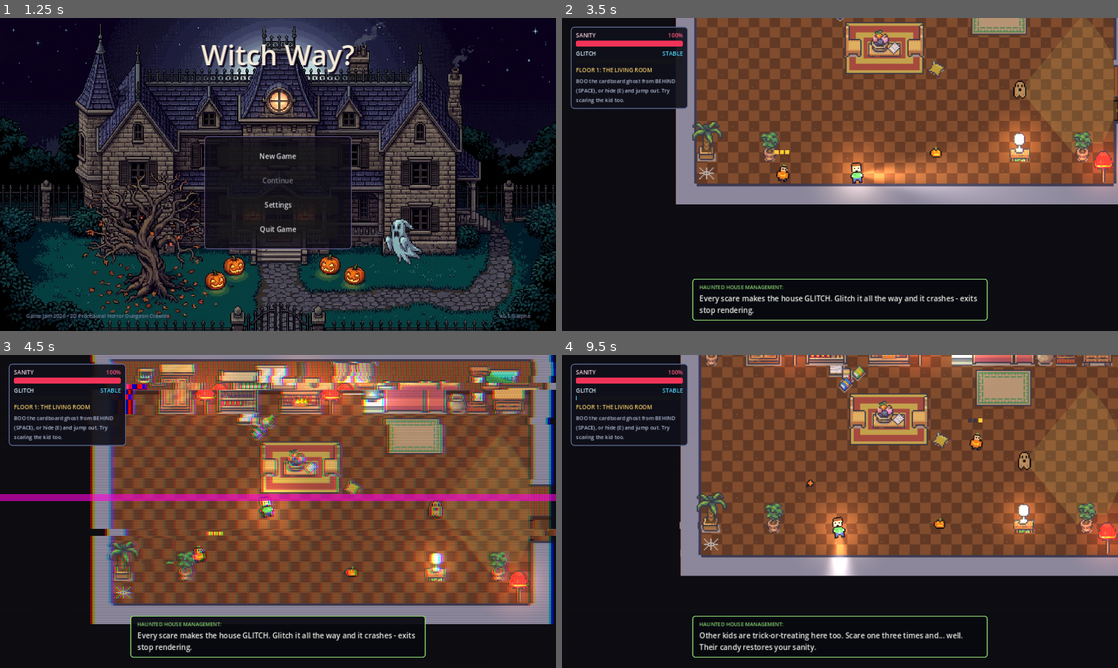
Above: before the commit, frames 1-4 (two rows, left to right).
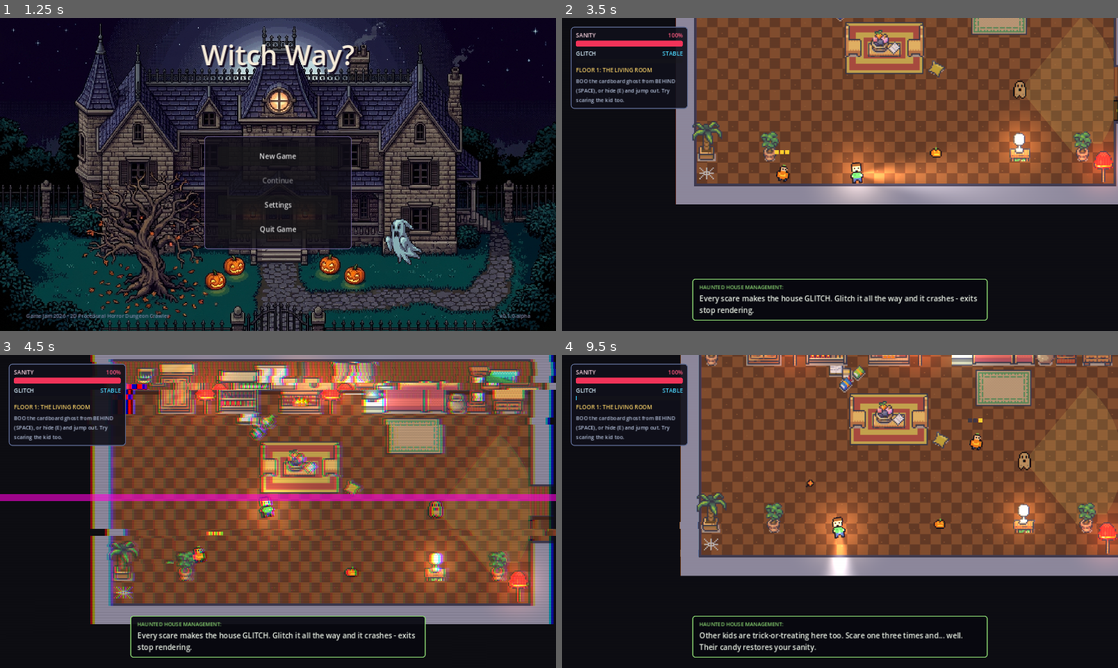
Above: after the commit, the same moments.

Repository: Anchevskiii/GameJam2026-WitchWay-
Game: Godot game, scene res://scenes/ui/main_menu.tscn
Two runs of this game, one before a commit and one after it. Both use one fixed random seed, a clock stepped at 60 frames per second and the inputs below.
Inputs (mouse positions are in pixels of both pictures, inside the frame that each line leads up to):
- Up to frame 1 (1.25 s): tap Enter at 0.5 s; move the mouse to (400, 158) at 0.52 s; hold D (move_right) from 0.53 s (still down); hold E (interact) from 0.53 s (still down); click (400, 158) at 0.67 s
- Up to frame 2 (3.5 s): release D (move_right) at 1.25 s; release E (interact) at 1.25 s; click "New Game" at 1.25 s; move the mouse to (728, 190) at 2.02 s; hold S (move_down) 2.03-2.78 s; tap Space (scare) at 2.1 s; move the mouse to (895, 105) at 2.77 s; hold D (move_right) from 2.78 s (still down); hold Shift (sprint) from 2.78 s (still down)
- Up to frame 3 (4.5 s): move the mouse to (250, 574) at 3.52 s; release D (move_right) at 3.53 s; release Shift (sprint) at 3.53 s; hold W (move_up) 3.53-4.28 s; tap F (toggle_flashlight) at 3.6 s; click (250, 574) at 3.67 s; move the mouse to (444, 558) at 4.27 s; hold A (move_left) from 4.28 s (still down); hold E (interact) from 4.28 s (still down)
- Up to frame 4 (9.5 s): move the mouse to (673, 464) at 5.02 s; release E (interact) at 5.03 s; tap Space (scare) at 5.1, 8.1 s; move the mouse to (867, 511) at 5.77 s; release A (move_left) at 5.78 s; hold S (move_down) 5.78-6.53 s; hold Shift (sprint) 5.78-6.53 s; click (867, 511) at 5.92 s; move the mouse to (756, 433) at 6.52 s; hold D (move_right) 6.53-7.28 s; tap F (toggle_flashlight) at 6.6 s; move the mouse to (962, 495) at 7.27 s; hold W (move_up) 7.28-8.03 s; hold E (interact) 7.28-8.03 s; move the mouse to (728, 527) at 8.02 s; hold D (move_right) 8.03-8.78 s; click (728, 527) at 8.17 s; move the mouse to (895, 442) at 8.77 s; hold S (move_down) from 8.78 s (still down); hold Shift (sprint) from 8.78 s (still down)

Frame 1 is identical in both runs. In frame 2, 0.1% of the frame differs, in the area x 23-100%, y 0-54%; in frame 3, 0.2%, in the area x 19-99%, y 1-81%; in frame 4, less than 0.1%.

Commit message:
Draw wall outlines from the wall shape so every corner closes
Outlines around the wall tops are now computed per half-tile (ceiling band vs
wallpaper) including diagonal neighbours, so inside corners, T/L joints and
wall ends all close up. Replaces the baked tile outlines and junction patches.

Co-Authored-By: Claude Opus 5.5 <noreply@anthropic.com>

Diff:
--- a/assets/sprites/interiors/interior_tileset.tres
+++ b/assets/sprites/interiors/interior_tileset.tres
@@ -341,14 +341,6 @@
 5:41/0 = 0
 6:41/0 = 0
 7:41/0 = 0
-0:42/0 = 0
-1:42/0 = 0
-2:42/0 = 0
-3:42/0 = 0
-4:42/0 = 0
-5:42/0 = 0
-6:42/0 = 0
-7:42/0 = 0
 
 [resource]
 tile_size = Vector2i(32, 32)
--- a/scenes/levels/room_base.tscn
+++ b/scenes/levels/room_base.tscn
@@ -25,10 +25,6 @@
 z_index = -5
 tile_set = ExtResource("4_interior")
 
-[node name="WallEdges" type="TileMapLayer" parent="."]
-z_index = -5
-tile_set = ExtResource("4_interior")
-
 [node name="GlitchWalls" type="TileMapLayer" parent="."]
 z_index = -4
 tile_set = ExtResource("4_interior")
--- a/scripts/levels/room.gd
+++ b/scripts/levels/room.gd
@@ -39,7 +39,10 @@
 const FLOOR_ROW: int = 12
 const FACE_BOTTOM_ROW: int = 22    ## 2-tile wall face, lower half (wall 2+ tiles thick)
 const FACE_TOP_ROW: int = 32       ## 2-tile wall face, upper half with the ceiling band
-const EDGE_ROW: int = 42           ## junction patches for the WallEdges layer (T and L joints)
+## Plain ceiling tile (its outline is drawn by WallOutlines), and the height of the ceiling
+## band at the top of a 2-tile wall face.
+const CEILING_TILE: Vector2i = Vector2i(7, CEILING_ROW + 1)
+const BAND: float = 10.0
 ## Wall decorations keep this many pixels away from corners and doorways.
 const WALL_DECOR_MARGIN: float = 3.0
 
@@ -125,7 +128,6 @@
 @onready var floor_layer: TileMapLayer = $Floor
 @onready var wall_layer: TileMapLayer = $Walls
 @onready var wall_top_layer: TileMapLayer = $WallTops
-@onready var wall_edge_layer: TileMapLayer = $WallEdges
 @onready var glitch_layer: TileMapLayer = $GlitchWalls
 @onready var decor_root: Node2D = $Decor
 @onready var props_root: Node2D = $Props
@@ -151,6 +153,7 @@
 
 	GameManager.set_keys_needed(keys_needed)
 	_build_from_layout()
+	_build_wall_outlines()
 	_spawn_traps()
 	_group_kids()
 	add_child(Dread.new())
@@ -257,39 +260,67 @@
 		if _looks_like_wall(_char_at(above)):
 			_wall_layer_for(cell).set_cell(cell, TILE_SOURCE, Vector2i(column, FACE_BOTTOM_ROW + wallpaper))
 			_wall_layer_for(above).set_cell(above, TILE_SOURCE, Vector2i(column, FACE_TOP_ROW + wallpaper))
-			# A wall comes down onto this one from above: open the band's top line where it joins.
-			var up: Vector2i = above + Vector2i.UP
-			if _looks_solid(up):
-				var corners: int = (0 if _looks_solid(up + Vector2i.LEFT) else 1) | (0 if _looks_solid(up + Vector2i.RIGHT) else 2)
-				wall_edge_layer.set_cell(above, TILE_SOURCE, Vector2i(corners, EDGE_ROW))
 		else:
 			_wall_layer_for(cell).set_cell(cell, TILE_SOURCE, Vector2i(column, WALLPAPER_ROW + wallpaper))
 		return
 	if _is_face_top(cell):
 		return  # already painted as the upper half of the wall face below it
-	var mask: int = 0
-	if _looks_solid(cell + Vector2i.UP):
-		mask |= 1
-	if _ceiling_joins(cell + Vector2i.RIGHT):
-		mask |= 2
-	if _looks_solid(below):
-		mask |= 4
-	if _ceiling_joins(cell + Vector2i.LEFT):
-		mask |= 8
-	_wall_layer_for(cell).set_cell(cell, TILE_SOURCE, Vector2i(mask % 8, CEILING_ROW + mask / 8))
-	# Beside a face top, the ceiling band flows straight into this ceiling (T and L joints).
-	var band: int = (1 if _is_face_top(cell + Vector2i.LEFT) else 0) | (2 if _is_face_top(cell + Vector2i.RIGHT) else 0)
-	if band > 0:
-		wall_edge_layer.set_cell(cell, TILE_SOURCE, Vector2i(3 + band, EDGE_ROW))
-
-
-## Does ceiling continue into the wall beside it? Not if that wall shows its wallpapered
-## face there (we look down onto it), so the ceiling gets an edge on that side.
-func _ceiling_joins(side: Vector2i) -> bool:
-	if not _looks_solid(side):
-		return false
-	var is_face: bool = _looks_like_wall(_char_at(side)) and not _looks_solid(side + Vector2i.DOWN)
-	return not is_face and not _is_face_top(side)
+	_wall_layer_for(cell).set_cell(cell, TILE_SOURCE, CEILING_TILE)
+
+
+## Is the TOP part of this tile ceiling (lavender)? Ceiling tiles, the band of a face top,
+## and the void outside the house are; wall faces and floor aren't.
+func _ceiling_upper(cell: Vector2i) -> bool:
+	return _looks_solid(cell) and not _is_face_bottom(cell)
+
+
+## Is the LOWER part of this tile ceiling? Only full ceiling tiles (and the void).
+func _ceiling_lower(cell: Vector2i) -> bool:
+	return _ceiling_upper(cell) and not _is_face_top(cell)
+
+
+## A wall tile with floor right below it (shows wallpaper).
+func _is_face_bottom(cell: Vector2i) -> bool:
+	return _looks_like_wall(_char_at(cell)) and not _looks_solid(cell + Vector2i.DOWN)
+
+
+## The dark outline around every piece of ceiling, worked out on half-tiles (the band at the
+## top of a wall face is ceiling, the wallpaper below it isn't) and including the diagonal
+## neighbours, so inside corners are filled too.
+func _build_wall_outlines() -> void:
+	var outlines := WallOutlines.new()
+	outlines.z_index = -4
+	var t: float = TILE_SIZE
+	for y in _rows.size():
+		for x in _rows[y].length():
+			var c := Vector2i(x, y)
+			var full: bool = _looks_like_wall(_char_at(c)) and _ceiling_lower(c)
+			var band: bool = _is_face_top(c)
+			if not full and not band:
+				continue
+			var o := Vector2(c) * t
+			var up: Vector2i = c + Vector2i.UP
+			var down: Vector2i = c + Vector2i.DOWN
+			# Top edge: 2px where it lines up with a band, 4px on plain ceiling.
+			var top: float = 2.0 if band or _is_face_top(c + Vector2i.LEFT) or _is_face_top(c + Vector2i.RIGHT) else 4.0
+			if not _ceiling_lower(up):
+				outlines.rects.append(Rect2(o, Vector2(t, top)))
+			for side in [Vector2i.LEFT, Vector2i.RIGHT]:
+				var sx: float = o.x if side == Vector2i.LEFT else o.x + t - 4.0
+				# Inside corner at the top: ceiling above and beside, but not diagonally.
+				if _ceiling_lower(up) and _ceiling_upper(c + side) and not _ceiling_lower(up + side):
+					outlines.rects.append(Rect2(sx, o.y, 4.0, top))
+				# Side edge: upper part (band level), then the rest of a full ceiling tile.
+				if not _ceiling_upper(c + side):
+					outlines.rects.append(Rect2(sx, o.y, 4.0, BAND + (3.0 if band else 0.0)))
+				if full and not _ceiling_lower(c + side):
+					outlines.rects.append(Rect2(sx, o.y + BAND, 4.0, t - BAND))
+				# Inside corner at the bottom.
+				if full and _ceiling_upper(down) and _ceiling_lower(c + side) and not _ceiling_upper(down + side):
+					outlines.rects.append(Rect2(sx, o.y + t - 4.0, 4.0, 4.0))
+			if full and not _ceiling_upper(down):
+				outlines.rects.append(Rect2(o.x, o.y + t - 4.0, t, 4.0))
+	add_child(outlines)
 
 
 ## True for the upper tile of a 2-tile wall face (a wall whose wall below has floor below it).
--- /dev/null
+++ b/scripts/levels/wall_outlines.gd
@@ -0,0 +1,16 @@
+class_name WallOutlines
+extends Node2D
+
+## Draws the dark outline around the tops of the walls (the lavender ceiling) as one overlay.
+## Room works out the rectangles from the layout (see Room._build_wall_outlines), so every
+## joint - T, L, crossings, inside and outside corners - closes up properly.
+## Created by Room after the walls are painted.
+
+const COLOR: Color = Color8(62, 60, 88)
+
+var rects: Array[Rect2] = []
+
+
+func _draw() -> void:
+	for r in rects:
+		draw_rect(r, COLOR)
Binary file changed: assets/sprites/interiors/house_interior.png
